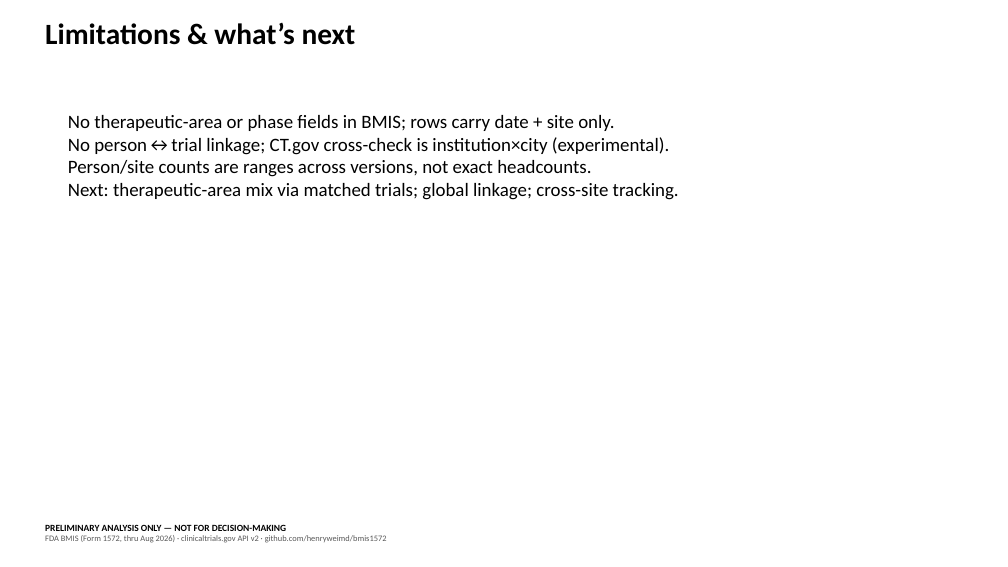
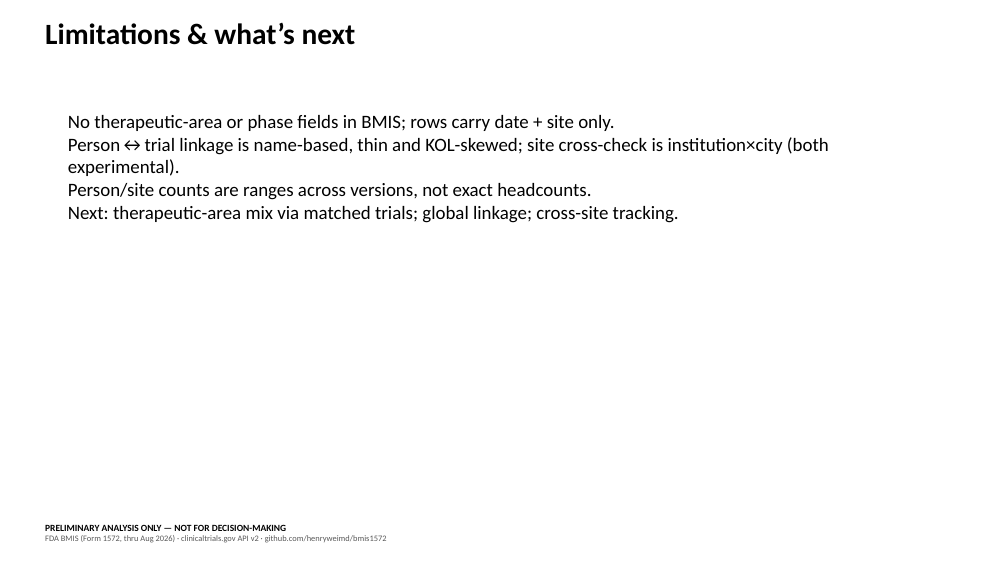
Before and after one commit to henryweimd/bmis1572, a slide deck: slide 17 of explorer/public/data/exports/bmis-supply-deck.pptx (slide 16 before the commit). Drawn at 1008x567 pixels with LibreOffice and Linux fonts; fonts in the diff are those of the drawing. Boxes give left, top, right and bottom in pixels: in the first picture for what was removed or moved away, otherwise in the second. Text is boxed around its words. In the diff, an @@ line names an element or a change of style, - is before the commit and + after.

Commit message:
Deck intensification slide + static charts
New workload.png + site_teams.png static charts and an 18th deck
slide (refs/CI 1.38->1.73, CIs/site 1.38->1.85). Limitations slide
no longer claims no person-trial linkage. Full rebuild green.

```diff
--- a/explorer/public/data/exports/bmis-supply-deck.pptx
+++ b/explorer/public/data/exports/bmis-supply-deck.pptx
@@ text at (68, 137, 829, 176): text changed @@
-No person↔trial linkage; CT.gov cross-check is institution×city (experimental).
+Person↔trial linkage is name-based, thin and KOL-skewed; site cross-check is institution×city (both experimental).
```
Also in this commit, not shown: 1 slide added, 8 other files.
